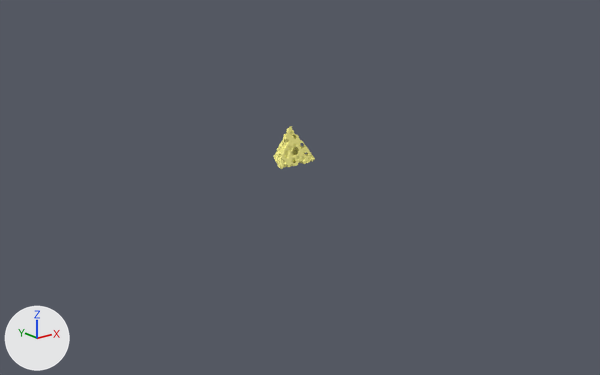
Before and after pictures for a commit that changed the Blender file Tetra_Objects/tetras_set/Tetra_Swiss/Tetra_Swiss_45.blend.
The view is the same before and after, from a 50 mm camera at (-495.0, -634.0, 224.0) aimed at (-1.0, -16.0, -23.0). Lighting does not change. The marker at lower left points along +X, +Y and +Z.

Objects in the first picture: 'Tetra 45_swiss cheese'.
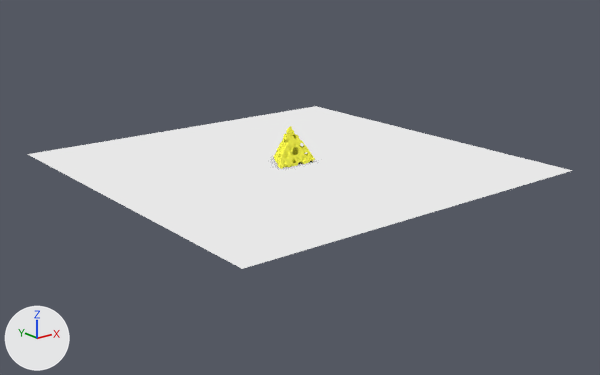
The newer file is also turned or shifted as a whole; pictures and numbers use the older file's frame.

Where the change shows, as pixel boxes [x1, y1, x2, y2] in the pictures (600 x 375 px):
'Plane', added: after [28, 106, 572, 269]
'Tetra 45_swiss cheese', recoloured: [273, 126, 315, 169] in both

Edits to the bpy script that builds the scene:
```text
Add mat_cheese:
    mat_cheese = diffuse_material('Cheese')
    mat_cheese.base_color = (1.0, 0.985, 0.0828)  # yellow #fffd51
Add mat_material:
    mat_material = bpy.data.materials.new('Material')
    # nodes: AmbientOcclusion, Displacement, LightPath, OutputMaterial
    # colours: white #e7e7e7
Change me_tetra_70_swiss_cheese:
    where me_tetra_70_swiss_cheese.from_pydata(...)  # 24295 vertices, 48646 faces; spans x -21.8..23.0, y -14.0..25.3, z -9.4..29.8
    remove me_tetra_70_swiss_cheese.materials.append(mat_material_001)  # yellow #fff995
    add me_tetra_70_swiss_cheese.materials.append(mat_cheese)  # yellow #fffd51
Add me_plane:
    me_plane.from_pydata([(-10.0, -10.0, 0.0), (10.0, -10.0, 0.0), (-10.0, 10.0, 0.0), (10.0, 10.0, 0.0)], [], [(0, 1, 3, 2)])
    me_plane.materials.append(mat_material)
Add ob_plane:
    ob_plane = bpy.data.objects.new('Plane', me_plane)
    ob_plane.location = (0.0, 0.0, -0.9)
    ob_plane.scale = (19.4, 19.4, 19.4)
```
